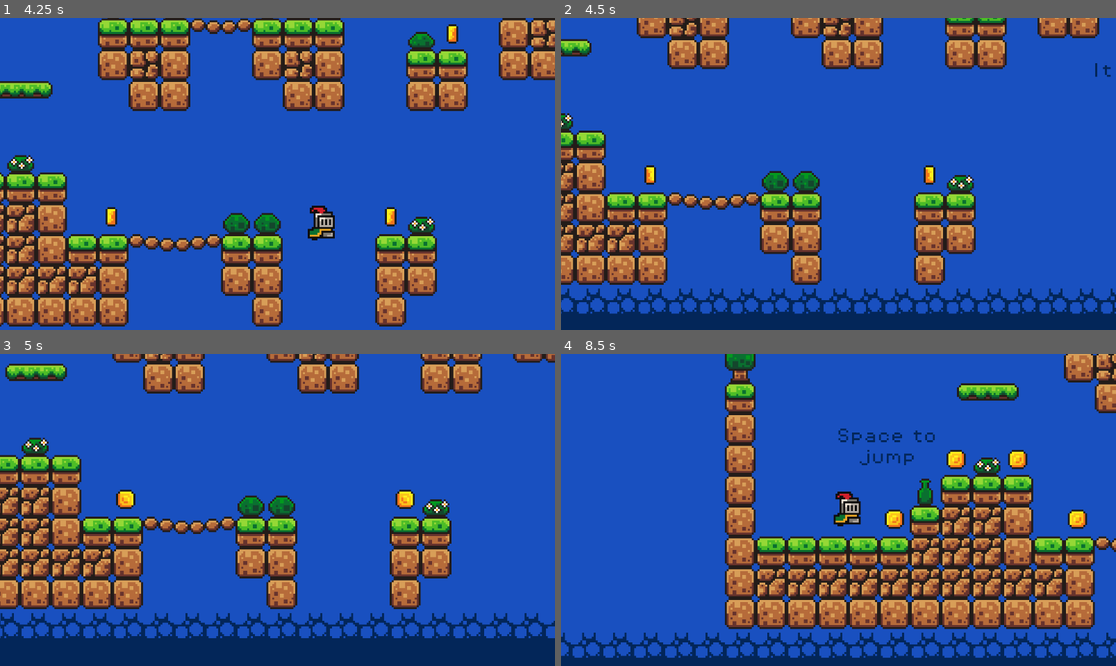
Above: before the commit, frames 1-4 (two rows, left to right).
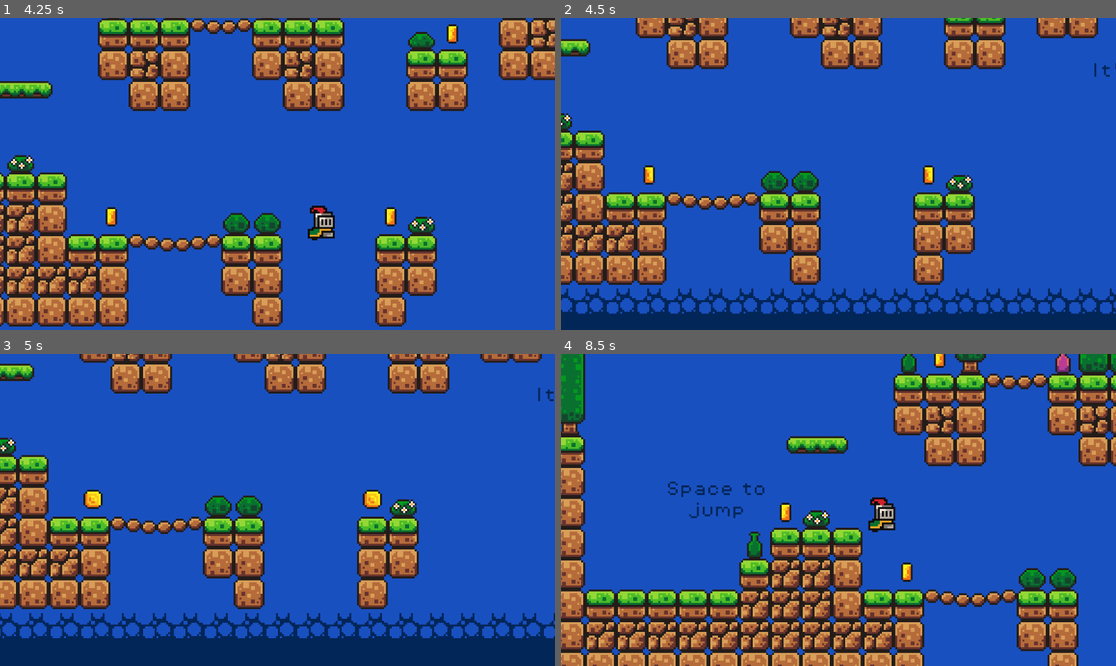
Above: after the commit, the same moments.

Repository: bdonet/FirstGameGodot
Game: Godot game, scene res://Scenes/game.tscn
The game is run twice, just before and just after one commit, with the same random seed, the same clock (stepped at 60 frames per second) and the same inputs.
Inputs:
- Up to frame 1 (4.25 s): hold Right (move_right) 0.53-2.03 s; tap Space (jump) at 0.6, 0.77, 1.07, 1.35, 1.52, 1.82, 2.1, 2.85, 3.02, 3.32, 3.6, 3.77, 4.07 s; hold Left (move_left) 2.03-2.78 s; hold Right (move_right) from 2.78 s (still down)
- Up to frame 2 (4.5 s): release Right (move_right) at 4.28 s; hold Left (move_left) from 4.28 s (still down); tap Space (jump) at 4.35 s
- Up to frame 3 (5 s): keep holding Left (move_left); tap Space (jump) at 4.52, 4.82 s
- Up to frame 4 (8.5 s): release Left (move_left) at 5.03 s; hold Right (move_right) 5.03-5.78 s; tap Space (jump) at 5.1, 5.85, 6.02, 6.32, 6.6, 6.77, 7.07, 7.35, 7.52, 7.82, 8.1 s; hold Left (move_left) 5.78-7.28 s; hold Right (move_right) from 7.28 s (still down)

Frame 1 is identical in both runs. In frame 2, 6.8% of the frame differs, in the area x 0-100%, y 0-95%; in frame 3, 25%; in frame 4, 55%, in the area x 0-100%, y 0-100%.

Commit message:
Changed player death animation
Player now falls to ground and stopd moving when dead

Diff:
--- a/Scenes/killzone.tscn
+++ b/Scenes/killzone.tscn
@@ -8,7 +8,7 @@
 script = ExtResource("1_en53q")
 
 [node name="Timer" type="Timer" parent="."]
-wait_time = 0.6
+wait_time = 1.2
 one_shot = true
 
 [connection signal="body_entered" from="." to="." method="_on_body_entered"]
--- a/Scenes/player.tscn
+++ b/Scenes/player.tscn
@@ -1,21 +1,25 @@
-[gd_scene load_steps=30 format=3 uid="uid://y5wafvwwae4l"]
+[gd_scene load_steps=31 format=3 uid="uid://y5wafvwwae4l"]
 
 [ext_resource type="Texture2D" uid="uid://ch3chr00827ip" path="res://Assets/sprites/knight.png" id="1_bgorp"]
 [ext_resource type="Script" path="res://Scripts/player.gd" id="1_i7ida"]
 
-[sub_resource type="AtlasTexture" id="AtlasTexture_p448q"]
+[sub_resource type="AtlasTexture" id="AtlasTexture_2fs3s"]
 atlas = ExtResource("1_bgorp")
 region = Rect2(0, 224, 32, 32)
 
-[sub_resource type="AtlasTexture" id="AtlasTexture_fllkp"]
+[sub_resource type="AtlasTexture" id="AtlasTexture_5yxir"]
 atlas = ExtResource("1_bgorp")
 region = Rect2(32, 224, 32, 32)
 
-[sub_resource type="AtlasTexture" id="AtlasTexture_xaw5u"]
+[sub_resource type="AtlasTexture" id="AtlasTexture_wrsxu"]
 atlas = ExtResource("1_bgorp")
 region = Rect2(64, 224, 32, 32)
 
-[sub_resource type="AtlasTexture" id="AtlasTexture_wyfmm"]
+[sub_resource type="AtlasTexture" id="AtlasTexture_nkm5v"]
+atlas = ExtResource("1_bgorp")
+region = Rect2(96, 224, 32, 32)
+
+[sub_resource type="AtlasTexture" id="AtlasTexture_j3r2r"]
 atlas = ExtResource("1_bgorp")
 region = Rect2(96, 224, 32, 32)
 
@@ -107,20 +111,56 @@
 animations = [{
 "frames": [{
 "duration": 1.0,
-"texture": SubResource("AtlasTexture_p448q")
-}, {
-"duration": 1.0,
-"texture": SubResource("AtlasTexture_fllkp")
-}, {
-"duration": 1.0,
-"texture": SubResource("AtlasTexture_xaw5u")
-}, {
-"duration": 1.0,
-"texture": SubResource("AtlasTexture_wyfmm")
-}],
-"loop": false,
+"texture": SubResource("AtlasTexture_2fs3s")
+}, {
+"duration": 1.0,
+"texture": SubResource("AtlasTexture_5yxir")
+}, {
+"duration": 1.0,
+"texture": SubResource("AtlasTexture_wrsxu")
+}, {
+"duration": 1.0,
+"texture": SubResource("AtlasTexture_nkm5v")
+}, {
+"duration": 1.0,
+"texture": SubResource("AtlasTexture_j3r2r")
+}, {
+"duration": 1.0,
+"texture": SubResource("AtlasTexture_j3r2r")
+}, {
+"duration": 1.0,
+"texture": SubResource("AtlasTexture_j3r2r")
+}, {
+"duration": 1.0,
+"texture": SubResource("AtlasTexture_j3r2r")
+}, {
+"duration": 1.0,
+"texture": SubResource("AtlasTexture_j3r2r")
+}, {
+"duration": 1.0,
+"texture": SubResource("AtlasTexture_j3r2r")
+}, {
+"duration": 1.0,
+"texture": SubResource("AtlasTexture_j3r2r")
+}, {
+"duration": 1.0,
+"texture": SubResource("AtlasTexture_j3r2r")
+}, {
+"duration": 1.0,
+"texture": SubResource("AtlasTexture_j3r2r")
+}, {
+"duration": 1.0,
+"texture": SubResource("AtlasTexture_j3r2r")
+}, {
+"duration": 1.0,
+"texture": SubResource("AtlasTexture_j3r2r")
+}, {
+"duration": 1.0,
+"texture": SubResource("AtlasTexture_j3r2r")
+}],
+"loop": true,
 "name": &"death",
-"speed": 5.0
+"speed": 8.0
 }, {
 "frames": [{
 "duration": 1.0,
--- a/Scripts/killzone.gd
+++ b/Scripts/killzone.gd
@@ -1,11 +1,12 @@
 extends Area2D
 
 @onready var timer = $Timer
+@onready var game_manager = %GameManager
 
 func _on_body_entered(body):
 	print("You died!")
 	Engine.time_scale = 0.5
-	body.get_node("CollisionShape2D").queue_free()
+	body.isDead = true
 	timer.start()
 
 
--- a/Scripts/player.gd
+++ b/Scripts/player.gd
@@ -3,6 +3,8 @@
 
 const SPEED = 130.0
 const JUMP_VELOCITY = -300.0
+
+var isDead = false
 
 # Get the gravity from the project settings to be synced with RigidBody nodes.
 var gravity = ProjectSettings.get_setting("physics/2d/default_gravity")
@@ -16,31 +18,38 @@
 	if not is_on_floor():
 		velocity.y += gravity * delta
 
-	# Handle jump.
-	if Input.is_action_just_pressed("jump") and (is_on_floor() or coyote_ray_cast_left.is_colliding() or coyote_ray_cast_right.is_colliding()):
-		velocity.y = JUMP_VELOCITY
 
 	# Get the direction of movement. Can be -1, 0, or 1
 	var direction = Input.get_axis("move_left", "move_right")
 
-	# Flip the sprite to face the current direction
-	if direction > 0:
-		animated_sprite.flip_h = false
-	elif direction < 0:
-		animated_sprite.flip_h = true
+	if isDead:
+		animated_sprite.play("death")
+		velocity.x = 0
+	else:
+		# Play animations
+		if is_on_floor():
+			if direction == 0:
+				animated_sprite.play("idle")
+			else:
+				animated_sprite.play("run")
+		else:
+			animated_sprite.play("jump")
 
-	if is_on_floor():
-		if direction == 0:
-			animated_sprite.play("idle")
+		# Handle jump.
+		if Input.is_action_just_pressed("jump") and (is_on_floor() or coyote_ray_cast_left.is_colliding() or coyote_ray_cast_right.is_colliding()):
+			velocity.y = JUMP_VELOCITY
+
+		# Flip the sprite to face the current direction
+		if direction > 0:
+			animated_sprite.flip_h = false
+		elif direction < 0:
+			animated_sprite.flip_h = true
+
+		# Move the player
+		if direction:
+			velocity.x = direction * SPEED
 		else:
-			animated_sprite.play("run")
-	else:
-		animated_sprite.play("jump")
+			velocity.x = move_toward(velocity.x, 0, SPEED)
 
-	# Move the player
-	if direction:
-		velocity.x = direction * SPEED
-	else:
-		velocity.x = move_toward(velocity.x, 0, SPEED)
-
+	# Apply the movement to the player
 	move_and_slide()
